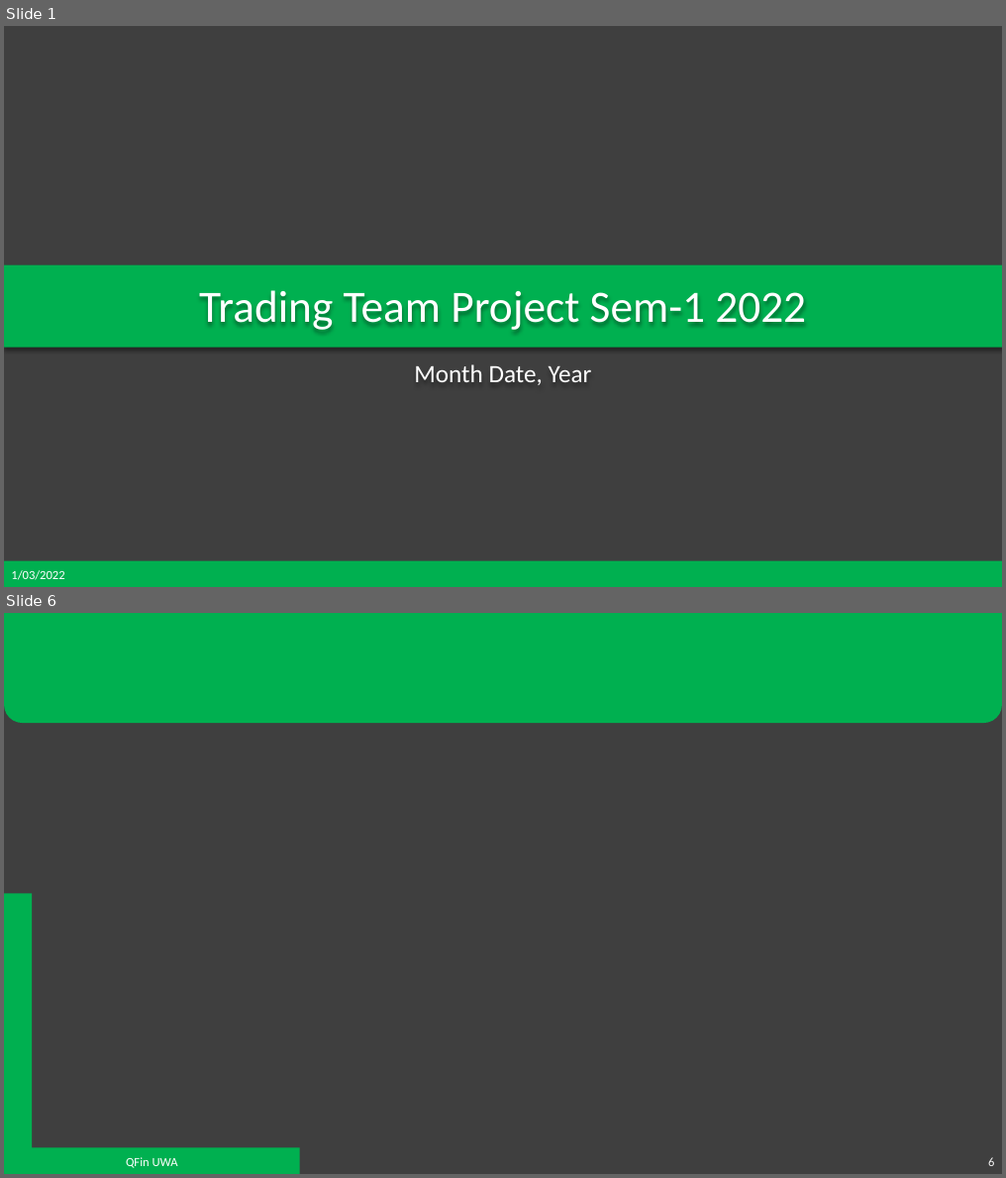
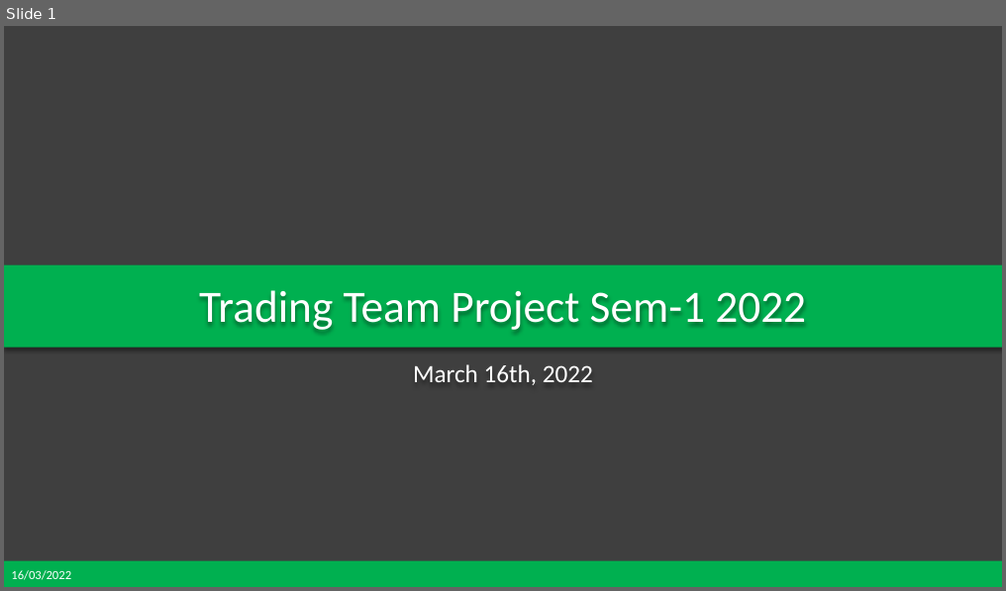
Before and after one commit to QFinUWA/Mean-Reversion-Trading-Team-Project-Semester-1-2022, a slide deck: Mean Reversion - Project Semester 1 2022.pptx. Shown one above the other, each under a label of ours: slides 1 and 6 before the commit, slide 1 after it; the slides between them are not shown. The pictures are 1006x1178 and 1006x591 pixels, drawn with LibreOffice and Linux fonts; fonts in the diff are those of the drawing; background and template pictures are left out. Boxes give left, top, right and bottom in pixels: in the first picture for what was removed or moved away, otherwise in the second. Text is boxed around its words. In the diff, an @@ line names an element or a change of style, - is before the commit and + after.

```diff
--- a/Mean Reversion - Project Semester 1 2022.pptx
+++ b/Mean Reversion - Project Semester 1 2022.pptx
@@ slide 6 removed at <box>4,613,1002,1174</box>, background #3F3F3F @@
@@ round same rect removed at <box>4,613,1002,723</box> @@
@@ corner removed at <box>4,894,300,1174</box> @@
@@ text removed at <box>126,1157,178,1168</box> @@
-QFin UWA
@@ page number removed at <box>988,1157,994,1166</box> @@
-6
@@ slide 1 changed as well @@
@@ subtitle at <box>413,365,593,385</box>: text changed @@
-Month Date, Year
+March 16th, 2022
@@ text at <box>11,570,71,580</box>: text changed @@
-1/03/2022
+16/03/2022
```
Also in this commit, not shown: 3 other slides changed, 7 slides added, 1 other slide removed.
